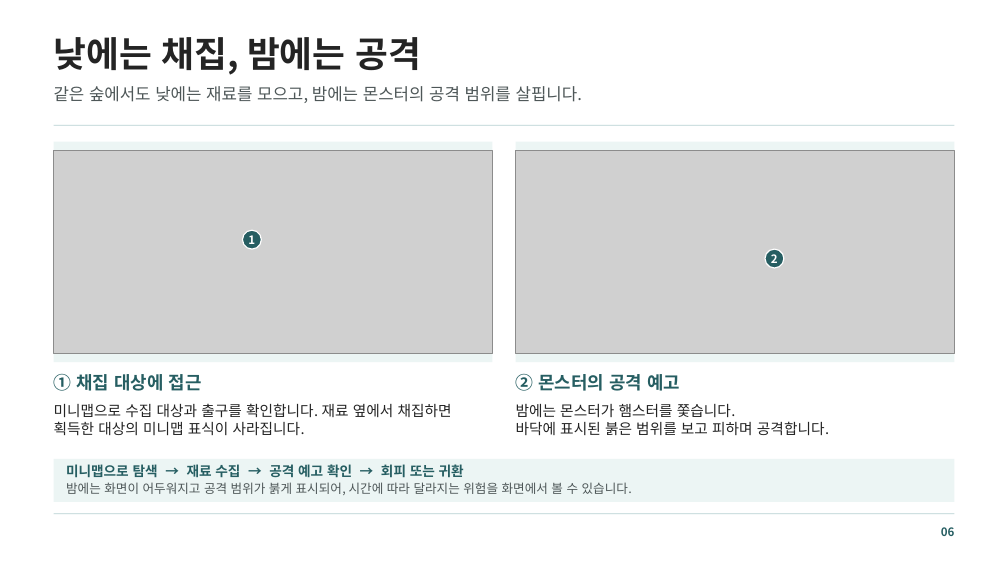
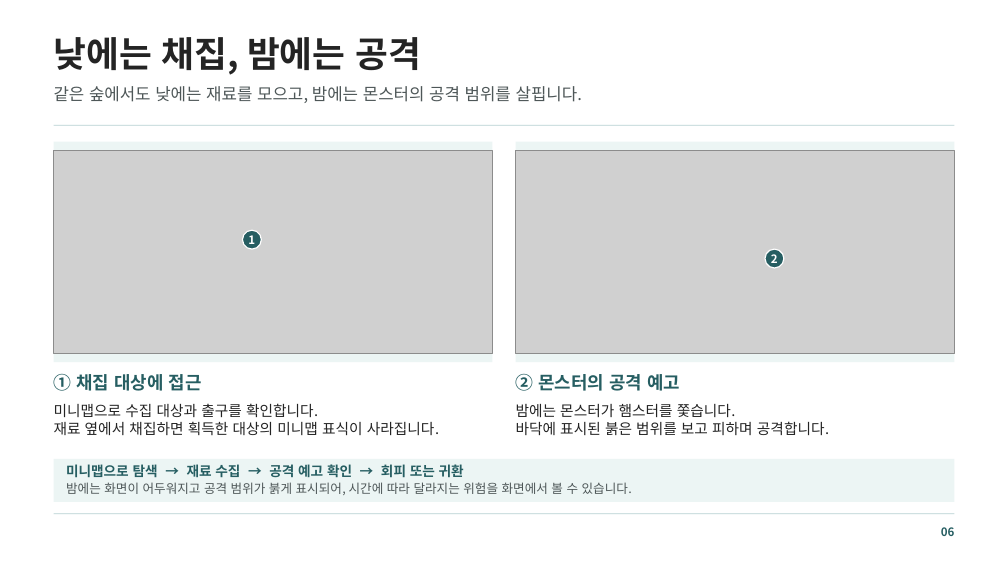
Before and after one commit to mjoon31/mjoon31, a slide deck: slide 6 of docs/assets/resources/ham-pocha/introduction.pptx. Drawn at 1008x567 pixels with LibreOffice and Linux fonts; fonts in the diff are those of the drawing; grey boxes stand for pictures. Boxes give left, top, right and bottom in pixels: in the first picture for what was removed or moved away, otherwise in the second. Text is boxed around its words. In the diff, an @@ line names an element or a change of style, - is before the commit and + after.

```diff
--- a/docs/assets/resources/ham-pocha/introduction.pptx
+++ b/docs/assets/resources/ham-pocha/introduction.pptx
@@ text at <box>54,403,439,435</box>: text changed @@
-미니맵으로 수집 대상과 출구를 확인합니다. 재료 옆에서 채집하면 획득한 대상의 미니맵 표식이 사라집니다.
+미니맵으로 수집 대상과 출구를 확인합니다.
+재료 옆에서 채집하면 획득한 대상의 미니맵 표식이 사라집니다.
```
Also in this commit, not shown: 2 other slides changed, 4 other files.
